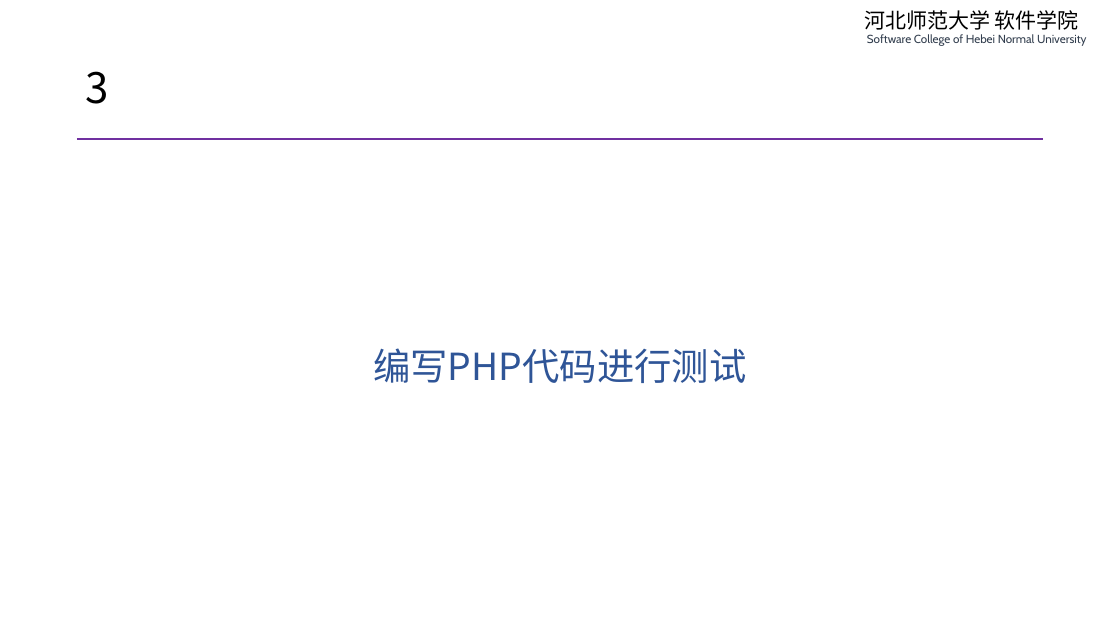
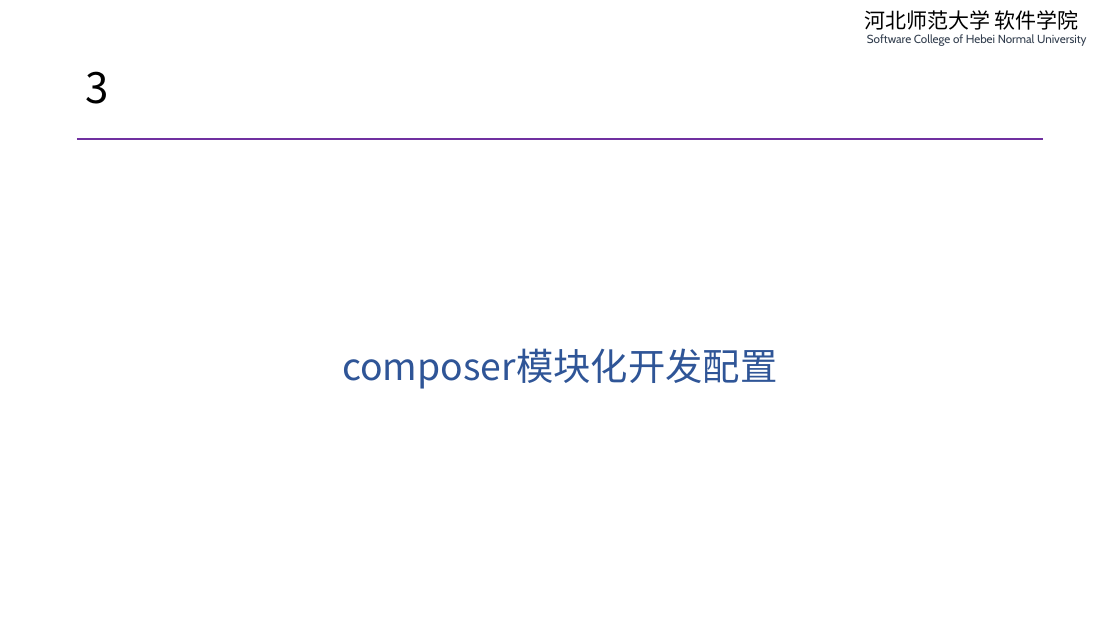
Before and after one commit to edu2act/course-php-serverside-development-on-linux, a slide deck: slide 8 of materials/slides/ch04-complete-lnmp.pptx. Drawn at 1120x630 pixels with LibreOffice and Linux fonts; fonts in the diff are those of the drawing. Boxes give left, top, right and bottom in pixels: in the first picture for what was removed or moved away, otherwise in the second. Text is boxed around its words. In the diff, an @@ line names an element or a change of style, - is before the commit and + after.

```diff
--- a/materials/slides/ch04-complete-lnmp.pptx
+++ b/materials/slides/ch04-complete-lnmp.pptx
@@ text at (x1=342, y1=348, x2=777, y2=389): text changed @@
-编写PHP代码进行测试
+composer模块化开发配置
```
Also in this commit, not shown: 4 other slides changed, 2 slides added, 2 slides removed, 2 other files.
